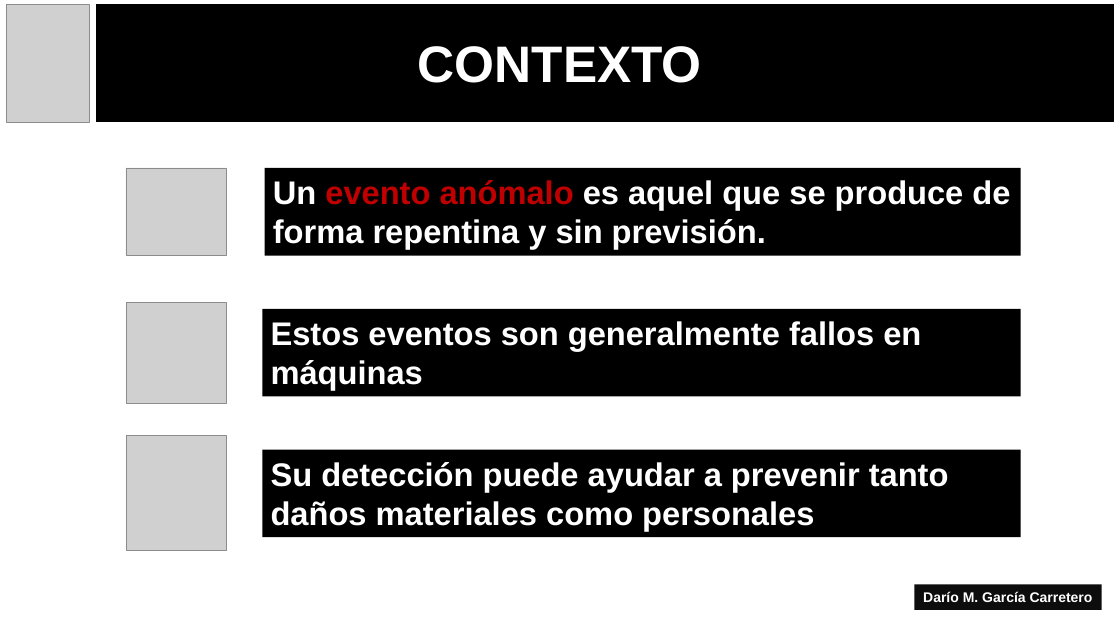
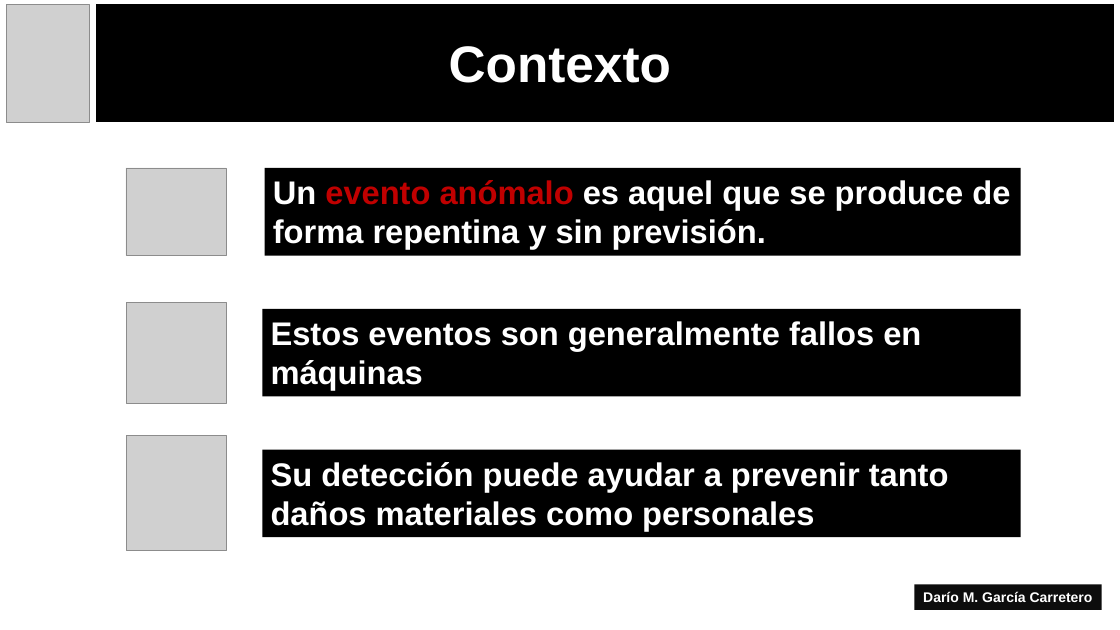
Before and after one commit to Borogum/masterdatacience, a slide deck: slide 2 of doc/TFM.pptx. Drawn at 1120x630 pixels with LibreOffice and Linux fonts; fonts in the diff are those of the drawing; grey boxes stand for pictures. Boxes give left, top, right and bottom in pixels: in the first picture for what was removed or moved away, otherwise in the second. Text is boxed around its words. In the diff, an @@ line names an element or a change of style, - is before the commit and + after.

```diff
--- a/doc/TFM.pptx
+++ b/doc/TFM.pptx
@@ text at (449,46,671,83): text changed @@
-CONTEXTO
+Contexto
```
Also in this commit, not shown: 2 other slides changed, 3 slides added.
